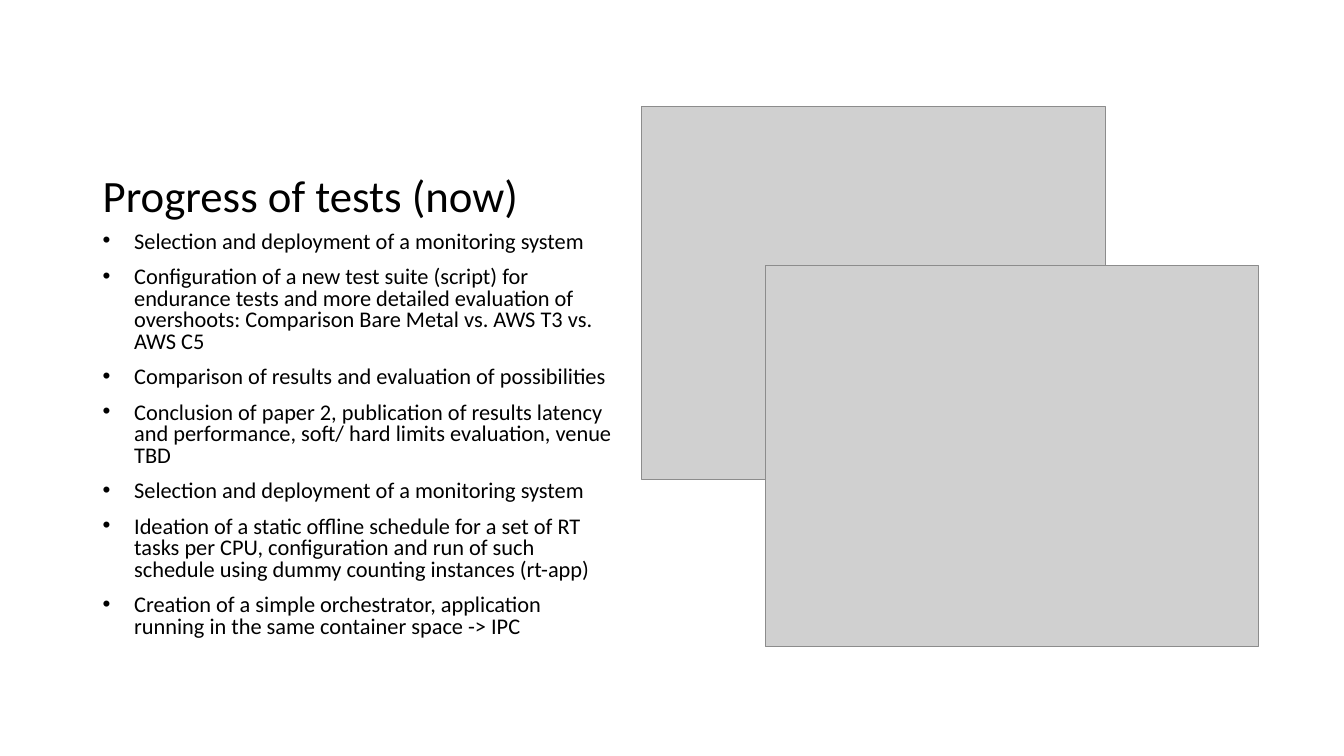
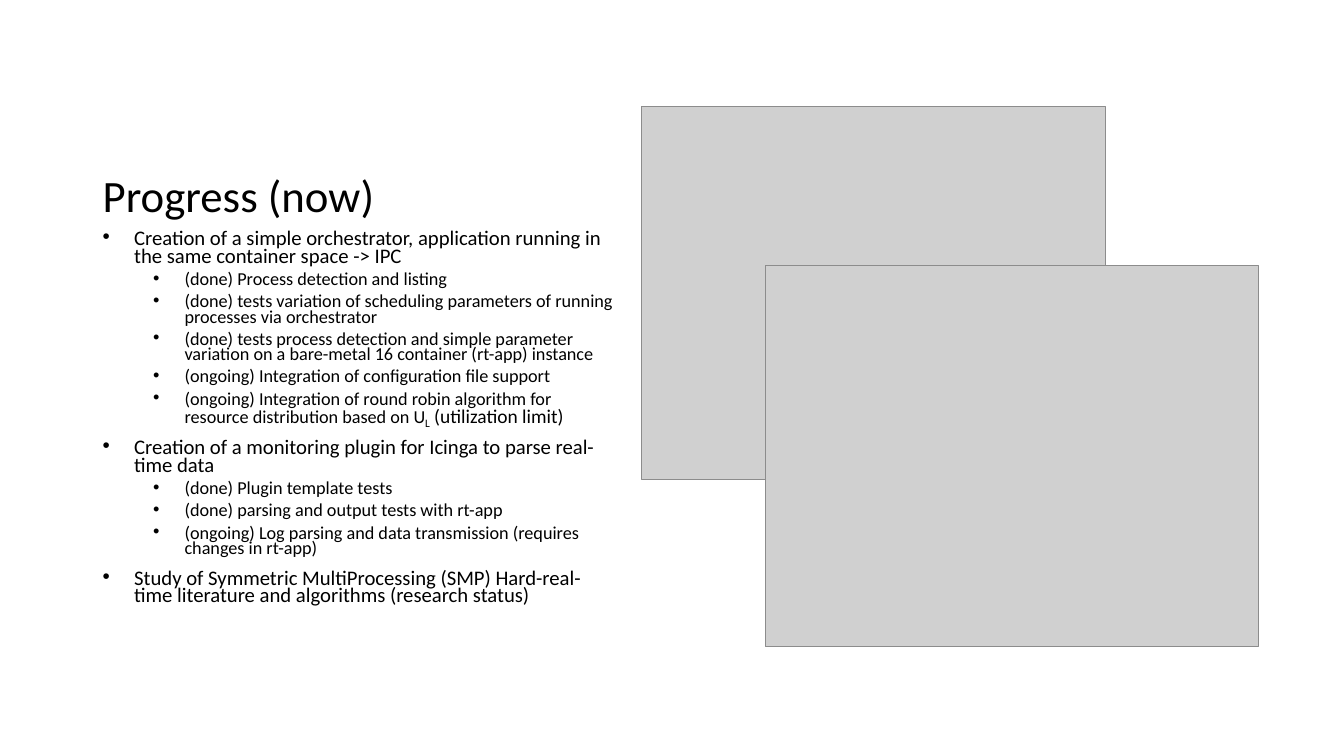
Before and after one commit to flhofer/real-time-containers, a slide deck: slide 3 of slides/Progress of VM tests2.pptx. Drawn at 1344x756 pixels with LibreOffice and Linux fonts; fonts in the diff are those of the drawing; grey boxes stand for pictures. Boxes give left, top, right and bottom in pixels: in the first picture for what was removed or moved away, otherwise in the second. Text is boxed around its words. In the diff, an @@ line names an element or a change of style, - is before the commit and + after.

```diff
--- a/slides/Progress of VM tests2.pptx
+++ b/slides/Progress of VM tests2.pptx
@@ title at (103, 179, 374, 220): text changed @@
-Progress of tests (now)
+Progress (now)
@@ text at (134, 233, 612, 581): paragraphs removed @@
-• Selection and deployment of a monitoring system
-• Configuration of a new test suite (script) for endurance tests and more detailed evaluation of overshoots: Comparison Bare Metal vs. AWS T3 vs. AWS C5
-• Comparison of results and evaluation of possibilities
-• Conclusion of paper 2, publication of results latency and performance, soft/ hard limits evaluation, venue TBD
-• Selection and deployment of a monitoring system
-• Ideation of a static offline schedule for a set of RT tasks per CPU, configuration and run of such schedule using dummy counting instances (rt-app)
@@ text at (134, 230, 601, 267): size 16 to 14.8 pt in "Creation of a simple orchestrator, application running ..."; line spacing 0.8 to 0.7 @@
@@ text at (134, 272, 612, 606): paragraphs added @@
+  • (done) Process detection and listing
+  • (done) tests variation of scheduling parameters of running processes via orchestrator
+  • (done) tests process detection and simple parameter variation on a bare-metal 16 container (rt-app) instance
+  • (ongoing) Integration of configuration file support
+  • (ongoing) Integration of round robin algorithm for resource distribution based on UL (utilization limit)
+• Creation of a monitoring plugin for Icinga to parse real-time data
+  • (done) Plugin template tests
+  • (done) parsing and output tests with rt-app
+  • (ongoing) Log parsing and data transmission (requires changes in rt-app)
+• Study of Symmetric MultiProcessing (SMP) Hard-real-time literature and algorithms (research status)
```
Also in this commit, not shown: 2 other slides changed, 1 other file.
